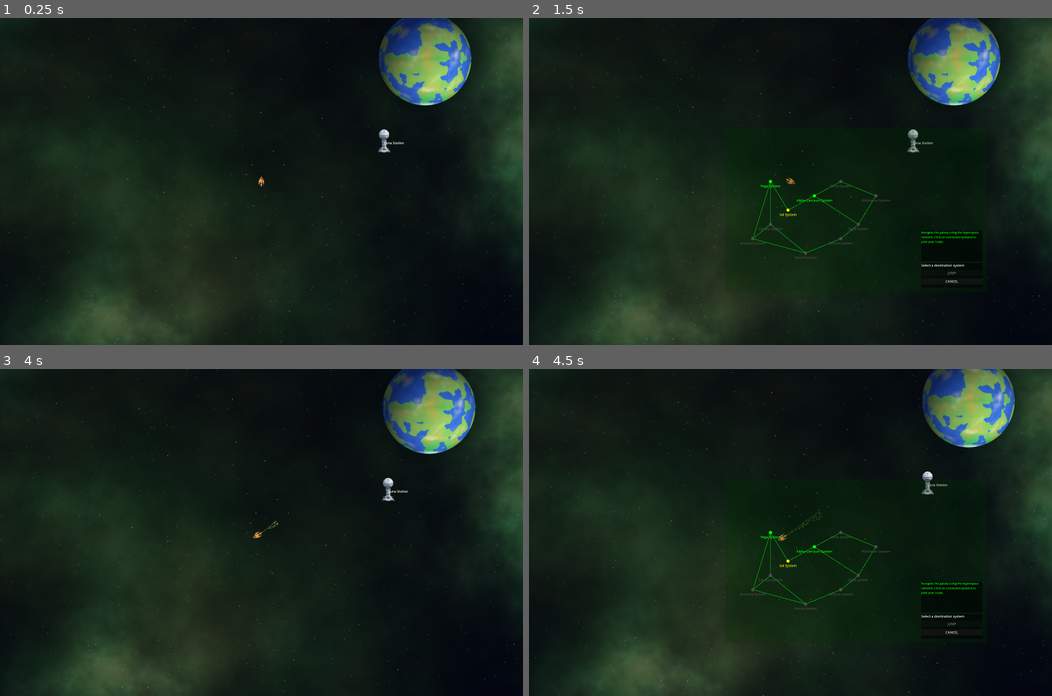
Above: before the commit, frames 1-4 (two rows, left to right).
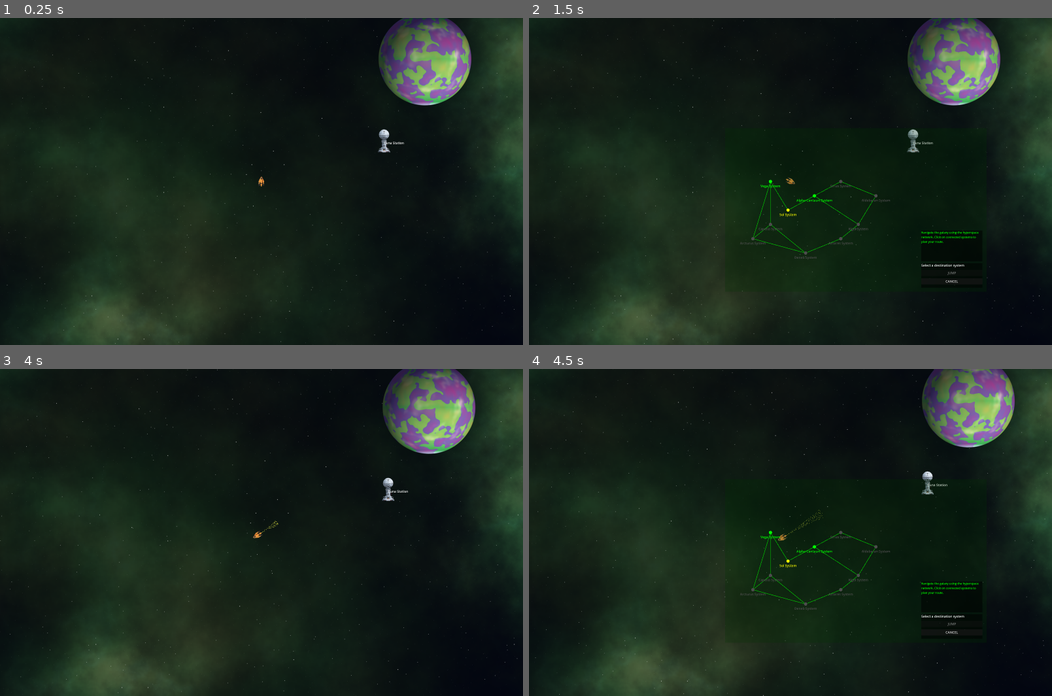
Above: after the commit, the same moments.

Repository: krets/GN_Prototype
Game: Godot game, scene res://scenes/Main.tscn
Two runs of this game, one before a commit and one after it. Both use one fixed random seed, a clock stepped at 60 frames per second and the inputs below.
Inputs (mouse positions are in pixels of both pictures, inside the frame that each line leads up to):
- Up to frame 1 (0.25 s): no input
- Up to frame 2 (1.5 s): tap Enter at 0.5 s; move the mouse to (905, 165) at 0.52 s; hold Right (turn_right) 0.53-1.28 s; hold Space (interact) 0.53-1.28 s; click (905, 165) at 0.67 s; move the mouse to (685, 197) at 1.27 s; hold Left (turn_left) from 1.28 s (still down); tap H (hyperspace) at 1.35 s
- Up to frame 3 (4 s): tap Space (interact) at 1.55, 3.6 s; release Left (turn_left) at 2 s; click "CANCEL" at 2 s; tap Enter at 2.75 s; move the mouse to (313, 460) at 2.77 s; hold Right (turn_right) 2.78-3.53 s; hold Space (interact) 2.78-3.53 s; move the mouse to (235, 597) at 3.52 s; hold Up (thrust) from 3.53 s (still down); click (235, 597) at 3.67 s
- Up to frame 4 (4.5 s): move the mouse to (947, 581) at 4.27 s; release Up (thrust) at 4.28 s; hold Left (turn_left) from 4.28 s (still down); hold H (hyperspace) from 4.28 s (still down)

The runs differ from the first frame. In frame 1, 2.9% of the frame differs, in the area x 72-91%, y 0-27%; in frame 2, 2.9%; in frame 3, 2.9%; in frame 4, 2.7%.

Commit message:
Planets now pulled from Planet Library
There's a scene with a live connection to the shader parameters of each planet in each system

Diff:
--- /dev/null
+++ b/scenes/PlanetLibrary.tscn
@@ -0,0 +1,216 @@
+[gd_scene load_steps=4 format=3 uid="uid://ckqawt5f0td3o"]
+
+[ext_resource type="Shader" uid="uid://bupy1m3oobg0j" path="res://shaders/PlanetShader_Stage9.gdshader" id="1_w7247"]
+
+[sub_resource type="ShaderMaterial" id="ShaderMaterial_17jbo"]
+shader = ExtResource("1_w7247")
+shader_parameter/planet_radius = 0.45
+shader_parameter/edge_softness = 0.01
+shader_parameter/uv_offset_x = 0.0
+shader_parameter/uv_offset_y = 0.0
+shader_parameter/continent_seed = 42.0
+shader_parameter/terrain_seed = 123.0
+shader_parameter/river_seed = 456.0
+shader_parameter/detail_seed = 789.0
+shader_parameter/cloud_seed = 999.0
+shader_parameter/output_mode = 0
+shader_parameter/normal_map_intensity = 0.1
+shader_parameter/sphere_strength = -1.25
+shader_parameter/light_direction = Vector2(0.3, 0.3)
+shader_parameter/light_intensity = 1.0
+shader_parameter/light_color = Color(1, 0.95, 0.8, 1)
+shader_parameter/shadow_tint = Color(0.5, 0.6, 0.8, 1)
+shader_parameter/shadow_tint_strength = 0.2
+shader_parameter/ambient_light = 0.3
+shader_parameter/ambient_color = Color(0.4, 0.6, 1, 1)
+shader_parameter/rim_light_intensity = 0.25
+shader_parameter/rim_light_color = Color(0.8, 0.9, 1, 1)
+shader_parameter/rim_light_falloff = 2.0
+shader_parameter/continent_scale = 3.0
+shader_parameter/continent_threshold = 0.5
+shader_parameter/continent_sharpness = 0.25
+shader_parameter/continent_octaves = 3.0
+shader_parameter/continent_persistence = 0.6
+shader_parameter/ocean_depth = 0.4
+shader_parameter/warp_strength = 0.15
+shader_parameter/warp_scale = 5.0
+shader_parameter/terrain_scale = 5.0
+shader_parameter/terrain_strength = 0.75
+shader_parameter/terrain_octaves = 3.0
+shader_parameter/terrain_persistence = 0.5
+shader_parameter/terrain_softness = 0.1
+shader_parameter/detail_scale = 8.0
+shader_parameter/detail_strength = 0.2
+shader_parameter/detail_octaves = 2.0
+shader_parameter/mountain_threshold = 0.7
+shader_parameter/highland_threshold = 0.4
+shader_parameter/cloud_coverage = 0.4
+shader_parameter/cloud_scale = 4.0
+shader_parameter/cloud_stretch_x = 1.0
+shader_parameter/cloud_stretch_y = 1.0
+shader_parameter/cloud_octaves = 3.0
+shader_parameter/cloud_persistence = 0.5
+shader_parameter/cloud_density = 0.8
+shader_parameter/cloud_sharpness = 0.1
+shader_parameter/cloud_color = Color(1, 1, 1, 1)
+shader_parameter/cloud_shadow_color = Color(0.7, 0.7, 0.8, 1)
+shader_parameter/cloud_opacity = 0.7
+shader_parameter/cloud_shadow_strength = 0.3
+shader_parameter/cloud_offset_x = 0.0
+shader_parameter/cloud_offset_y = 0.0
+shader_parameter/river_scale = 0.5
+shader_parameter/river_strength = 0.05
+shader_parameter/river_width = 0.05
+shader_parameter/river_octaves = 2.0
+shader_parameter/river_persistence = 0.5
+shader_parameter/ice_cap_size = 0.05
+shader_parameter/ice_cap_softness = 0.05
+shader_parameter/desert_latitude = 0.4
+shader_parameter/desert_width = 0.15
+shader_parameter/desert_intensity = 0.7
+shader_parameter/deep_ocean_color = Color(0.857595, 0.0841802, 0.430714, 1)
+shader_parameter/shallow_water_color = Color(0.2, 0.4, 0.6, 1)
+shader_parameter/river_color = Color(0.3, 0.5, 0.7, 1)
+shader_parameter/mountain_color = Color(0.5, 0.4, 0.3, 1)
+shader_parameter/highland_color = Color(0.3, 0.5, 0.2, 1)
+shader_parameter/lowland_color = Color(0.2, 0.6, 0.3, 1)
+shader_parameter/desert_color = Color(0.8, 0.6, 0.3, 1)
+shader_parameter/ice_color = Color(0.9, 0.95, 1, 1)
+shader_parameter/coastal_blend = 0.03
+shader_parameter/beach_color = Color(0.7, 0.6, 0.4, 1)
+shader_parameter/core_color = Color(1, 0.8, 0.3, 1)
+shader_parameter/core_size = 0.5
+shader_parameter/color_variation = 0.2
+shader_parameter/variation_tint = Color(0.2, 0.5, 0.8, 1)
+
+[sub_resource type="ShaderMaterial" id="ShaderMaterial_w7247"]
+shader = ExtResource("1_w7247")
+shader_parameter/planet_radius = 0.45
+shader_parameter/edge_softness = 0.01
+shader_parameter/uv_offset_x = 0.0
+shader_parameter/uv_offset_y = 0.0
+shader_parameter/continent_seed = 42.0
+shader_parameter/terrain_seed = 123.0
+shader_parameter/river_seed = 456.0
+shader_parameter/detail_seed = 789.0
+shader_parameter/cloud_seed = 999.0
+shader_parameter/output_mode = 0
+shader_parameter/normal_map_intensity = 0.1
+shader_parameter/sphere_strength = -1.25
+shader_parameter/light_direction = Vector2(0.3, 0.3)
+shader_parameter/light_intensity = 1.0
+shader_parameter/light_color = Color(1, 0.95, 0.8, 1)
+shader_parameter/shadow_tint = Color(0.5, 0.6, 0.8, 1)
+shader_parameter/shadow_tint_strength = 0.2
+shader_parameter/ambient_light = 0.3
+shader_parameter/ambient_color = Color(0.4, 0.6, 1, 1)
+shader_parameter/rim_light_intensity = 0.25
+shader_parameter/rim_light_color = Color(0.8, 0.9, 1, 1)
+shader_parameter/rim_light_falloff = 2.0
+shader_parameter/continent_scale = 3.0
+shader_parameter/continent_threshold = 0.5
+shader_parameter/continent_sharpness = 0.25
+shader_parameter/continent_octaves = 3.0
+shader_parameter/continent_persistence = 0.6
+shader_parameter/ocean_depth = 0.4
+shader_parameter/warp_strength = 0.15
+shader_parameter/warp_scale = 5.0
+shader_parameter/terrain_scale = 5.0
+shader_parameter/terrain_strength = 0.75
+shader_parameter/terrain_octaves = 3.0
+shader_parameter/terrain_persistence = 0.5
+shader_parameter/terrain_softness = 0.1
+shader_parameter/detail_scale = 8.0
+shader_parameter/detail_strength = 0.2
+shader_parameter/detail_octaves = 2.0
+shader_parameter/mountain_threshold = 0.7
+shader_parameter/highland_threshold = 0.4
+shader_parameter/cloud_coverage = 0.4
+shader_parameter/cloud_scale = 4.0
+shader_parameter/cloud_stretch_x = 1.0
+shader_parameter/cloud_stretch_y = 1.0
+shader_parameter/cloud_octaves = 3.0
+shader_parameter/cloud_persistence = 0.5
+shader_parameter/cloud_density = 0.8
+shader_parameter/cloud_sharpness = 0.1
+shader_parameter/cloud_color = Color(1, 1, 1, 1)
+shader_parameter/cloud_shadow_color = Color(0.7, 0.7, 0.8, 1)
+shader_parameter/cloud_opacity = 0.7
+shader_parameter/cloud_shadow_strength = 0.3
+shader_parameter/cloud_offset_x = 0.0
+shader_parameter/cloud_offset_y = 0.0
+shader_parameter/river_scale = 0.5
+shader_parameter/river_strength = 0.05
+shader_parameter/river_width = 0.05
+shader_parameter/river_octaves = 2.0
+shader_parameter/river_persistence = 0.5
+shader_parameter/ice_cap_size = 0.05
+shader_parameter/ice_cap_softness = 0.05
+shader_parameter/desert_latitude = 0.4
+shader_parameter/desert_width = 0.15
+shader_parameter/desert_intensity = 0.7
+shader_parameter/deep_ocean_color = Color(1, 0.666667, 0, 1)
+shader_parameter/shallow_water_color = Color(0.528411, 0.377524, 0, 1)
+shader_parameter/river_color = Color(0.3, 0.5, 0.7, 1)
+shader_parameter/mountain_color = Color(0.5, 0.4, 0.3, 1)
+shader_parameter/highland_color = Color(0.3, 0.5, 0.2, 1)
+shader_parameter/lowland_color = Color(0.2, 0.6, 0.3, 1)
+shader_parameter/desert_color = Color(0.8, 0.6, 0.3, 1)
+shader_parameter/ice_color = Color(0.9, 0.95, 1, 1)
+shader_parameter/coastal_blend = 0.03
+shader_parameter/beach_color = Color(0.7, 0.6, 0.4, 1)
+shader_parameter/core_color = Color(1, 0.8, 0.3, 1)
+shader_parameter/core_size = 0.5
+shader_parameter/color_variation = 0.2
+shader_parameter/variation_tint = Color(0.2, 0.5, 0.8, 1)
+
+[node name="PlanetLibrary" type="Node2D"]
+
+[node name="planet_default" type="ColorRect" parent="."]
+material = SubResource("ShaderMaterial_17jbo")
+offset_right = 512.0
+offset_bottom = 512.0
+
+[node name="planet_earth" type="ColorRect" parent="."]
+material = SubResource("ShaderMaterial_17jbo")
+offset_left = 600.0
+offset_right = 1112.0
+offset_bottom = 512.0
+
+[node name="planet_mars" type="ColorRect" parent="."]
+material = SubResource("ShaderMaterial_17jbo")
+offset_left = 1200.0
+offset_right = 1712.0
+offset_bottom = 512.0
+
+[node name="planet_proxima_b" type="ColorRect" parent="."]
+material = SubResource("ShaderMaterial_17jbo")
+offset_left = 1800.0
+offset_right = 2312.0
+offset_bottom = 512.0
+
+[node name="planet_vega_prime" type="ColorRect" parent="."]
+material = SubResource("ShaderMaterial_17jbo")
+offset_left = 2400.0
+offset_right = 2912.0
+offset_bottom = 512.0
+
+[node name="planet_sirius_major" type="ColorRect" parent="."]
+material = SubResource("ShaderMaterial_17jbo")
+offset_top = 600.0
+offset_right = 512.0
+offset_bottom = 1112.0
+
+[node name="planet_rigel_beta" type="ColorRect" parent="."]
+material = SubResource("ShaderMaterial_17jbo")
+offset_left = 600.0
+offset_top = 600.0
+offset_right = 1112.0
+offset_bottom = 1112.0
+
+[node name="planet_new_geneva" type="ColorRect" parent="."]
+material = SubResource("ShaderMaterial_w7247")
+offset_left = 1200.0
+offset_top = 600.0
+offset_right = 1712.0
+offset_bottom = 1112.0
--- a/scripts/CelestialBody.gd
+++ b/scripts/CelestialBody.gd
@@ -1,5 +1,5 @@
 # =============================================================================
-# CELESTIAL BODY - Generic space object with procedural planet support
+# CELESTIAL BODY - Now uses PlanetLibrary for procedural planets
 # =============================================================================
 # CelestialBody.gd
 extends StaticBody2D
@@ -21,11 +21,13 @@
 		label.text = celestial_data.name
 
 func create_procedural_planet():
-	"""Create a procedural planet using the shader system"""
-	# Load the planet shader
-	var planet_shader = load("res://shaders/PlanetShader_Stage9.gdshader")
-	if not planet_shader:
-		push_error("Could not load PlanetShader_Stage9.gdshader")
+	"""Create a procedural planet using the library system"""
+	var planet_id = celestial_data.get("id", "default")
+
+	# Get material from the planet library
+	var material = PlanetLibraryLoader.get_planet_material(planet_id)
+	if not material:
+		push_error("Failed to get material for planet: " + planet_id)
 		return
 
 	# Create ColorRect for the procedural planet
@@ -38,14 +40,11 @@
 	procedural_planet.position = -planet_size / 2  # Center the planet
 	procedural_planet.mouse_filter = Control.MOUSE_FILTER_IGNORE
 
-	# Create shader material with default settings
-	var material = ShaderMaterial.new()
-	material.shader = planet_shader
+	# Apply the material from the library
+	procedural_planet.material = material
 
-	# Apply color variations based on planet data
-	apply_planet_variations(material)
-
-	procedural_planet.material = material
+	# Apply any system-specific modifications
+	apply_system_variations(material)
 
 	# Hide the original sprite and add the procedural planet
 	sprite.visible = false
@@ -54,99 +53,33 @@
 	# Update collision shape to match new planet size
 	update_collision_shape(planet_size)
 
-func apply_planet_variations(material: ShaderMaterial):
-	"""Apply color and scale variations based on celestial body data"""
+	print("Created procedural planet: ", planet_id)
+
+func apply_system_variations(material: ShaderMaterial):
+	"""Apply minor system-specific variations (lighting, seeds)"""
+	var system_id = UniverseManager.current_system_id
 	var planet_id = celestial_data.get("id", "")
-	var system_id = UniverseManager.current_system_id
 
-	# Base seed from planet and system for consistent generation
+	# Generate system-consistent but planet-unique seeds
 	var base_seed = hash(planet_id + system_id) % 1000
-
-	# Color variations based on planet type/name
-	match planet_id:
-		"earth":
-			# Earth-like: blue oceans, green/brown land
-			material.set_shader_parameter("deep_ocean_color", Color(0.1, 0.2, 0.6))
-			material.set_shader_parameter("shallow_water_color", Color(0.2, 0.4, 0.7))
-			material.set_shader_parameter("lowland_color", Color(0.2, 0.6, 0.3))
-			material.set_shader_parameter("highland_color", Color(0.3, 0.5, 0.2))
-			material.set_shader_parameter("mountain_color", Color(0.5, 0.4, 0.3))
-			material.set_shader_parameter("continent_seed", float(base_seed))
-
-		"mars", "rigel_beta":
-			# Mars-like: red/orange desert world
-			material.set_shader_parameter("deep_ocean_color", Color(0.3, 0.1, 0.1))
-			material.set_shader_parameter("shallow_water_color", Color(0.4, 0.2, 0.1))
-			material.set_shader_parameter("lowland_color", Color(0.6, 0.3, 0.2))
-			material.set_shader_parameter("highland_color", Color(0.7, 0.4, 0.2))
-			material.set_shader_parameter("mountain_color", Color(0.5, 0.3, 0.2))
-			material.set_shader_parameter("desert_color", Color(0.8, 0.4, 0.2))
-			material.set_shader_parameter("desert_intensity", 2.0)
-			material.set_shader_parameter("continent_threshold", 0.3)  # More land
-			material.set_shader_parameter("continent_seed", float(base_seed + 100))
-
-		"proxima_b", "new_geneva":
-			# Alien world: purple/blue tints
-			material.set_shader_parameter("deep_ocean_color", Color(0.2, 0.1, 0.4))
-			material.set_shader_parameter("shallow_water_color", Color(0.3, 0.2, 0.6))
-			material.set_shader_parameter("lowland_color", Color(0.4, 0.3, 0.6))
-			material.set_shader_parameter("highland_color", Color(0.5, 0.3, 0.5))
-			material.set_shader_parameter("mountain_color", Color(0.4, 0.3, 0.4))
-			material.set_shader_parameter("continent_seed", float(base_seed + 200))
-
-		"vega_prime":
-			# Mining world: gray/brown rocky
-			material.set_shader_parameter("deep_ocean_color", Color(0.2, 0.2, 0.1))
-			material.set_shader_parameter("shallow_water_color", Color(0.3, 0.3, 0.2))
-			material.set_shader_parameter("lowland_color", Color(0.4, 0.4, 0.3))
-			material.set_shader_parameter("highland_color", Color(0.5, 0.4, 0.3))
-			material.set_shader_parameter("mountain_color", Color(0.6, 0.5, 0.4))
-			material.set_shader_parameter("terrain_strength", 1.2)  # More mountainous
-			material.set_shader_parameter("continent_seed", float(base_seed + 300))
-
-		"sirius_major":
-			# Wealthy trade world: golden/yellow tints
-			material.set_shader_parameter("deep_ocean_color", Color(0.1, 0.2, 0.3))
-			material.set_shader_parameter("shallow_water_color", Color(0.2, 0.3, 0.4))
-			material.set_shader_parameter("lowland_color", Color(0.5, 0.5, 0.3))
-			material.set_shader_parameter("highland_color", Color(0.6, 0.5, 0.3))
-			material.set_shader_parameter("mountain_color", Color(0.7, 0.6, 0.4))
-			material.set_shader_parameter("continent_seed", float(base_seed + 400))
-
-		_:
-			# Default variation: randomize colors based on seed
-			var rng = RandomNumberGenerator.new()
-			rng.seed = base_seed
-
-			# Generate coherent color palette
-			var hue_base = rng.randf()
-			var saturation = rng.randf_range(0.3, 0.8)
-			var brightness = rng.randf_range(0.4, 0.7)
-
-			var base_color = Color.from_hsv(hue_base, saturation, brightness)
-			var ocean_color = Color.from_hsv(fmod(hue_base + 0.3, 1.0), saturation * 0.8, brightness * 0.6)
-
-			material.set_shader_parameter("deep_ocean_color", ocean_color * 0.7)
-			material.set_shader_parameter("shallow_water_color", ocean_color)
-			material.set_shader_parameter("lowland_color", base_color)
-			material.set_shader_parameter("highland_color", base_color * 0.8)
-			material.set_shader_parameter("mountain_color", base_color * 0.6)
-			material.set_shader_parameter("continent_seed", float(base_seed))
-
-	# System-wide variations
-	apply_system_variations(material, system_id, base_seed)
-
-func apply_system_variations(material: ShaderMaterial, system_id: String, base_seed: int):
-	"""Apply variations based on the star system"""
 	var system_rng = RandomNumberGenerator.new()
 	system_rng.seed = hash(system_id)
 
-	# Vary terrain seeds for system coherence but planet uniqueness
-	material.set_shader_parameter("terrain_seed", float(base_seed + system_rng.randi() % 500))
-	material.set_shader_parameter("detail_seed", float(base_seed + system_rng.randi() % 500))
-	material.set_shader_parameter("river_seed", float(base_seed + system_rng.randi() % 500))
+	# Update terrain seeds for variety while keeping the library's base appearance
+	var current_continent_seed = material.get_shader_parameter("continent_seed")
+	if current_continent_seed == null or current_continent_seed == 0.0:
+		material.set_shader_parameter("continent_seed", float(base_seed))
 
-	# System-based lighting variations (different star types)
+	# Add slight seed variations for other terrain features
+	material.set_shader_parameter("terrain_seed", float(base_seed + system_rng.randi() % 200))
+	material.set_shader_parameter("detail_seed", float(base_seed + system_rng.randi() % 200))
+	material.set_shader_parameter("river_seed", float(base_seed + system_rng.randi() % 200))
+
+	# Apply system-based lighting variations (different star types)
+	apply_star_lighting(material, system_id)
+
+func apply_star_lighting(material: ShaderMaterial, system_id: String):
+	"""Apply star-type-specific lighting"""
 	match system_id:
 		"sol_system":
 			# Yellow star - warm light
@@ -170,10 +103,19 @@
 			material.set_shader_parameter("light_intensity", 1.4)
 			material.set_shader_parameter("ambient_color", Color(0.5, 0.6, 1.0))
 
+		"arcturus_system":
+			# Red giant - warm orange light
+			material.set_shader_parameter("light_color", Color(1.0, 0.8, 0.6))
+			material.set_shader_parameter("ambient_color", Color(0.7, 0.5, 0.4))
+
+		"vega_system":
+			# Blue-white star - bright cool light
+			material.set_shader_parameter("light_color", Color(0.9, 0.9, 1.0))
+			material.set_shader_parameter("light_intensity", 1.1)
+
 		_:
-			# Default star lighting with slight variations
-			var light_tint = system_rng.randf_range(0.8, 1.2)
-			material.set_shader_parameter("light_color", Color(light_tint, 0.95, 0.9))
+			# Default: slight variation but don't override library settings too much
+			pass
 
 func update_collision_shape(planet_size: Vector2):
 	"""Update collision shapes to match the new planet size"""
@@ -201,3 +143,15 @@
 	print("Landing on: ", celestial_data.name)
 	UniverseManager.celestial_body_approached.emit(celestial_data)
 	# Here you would transition to planet surface or show services menu
+
+# Development helper function
+func reload_planet_from_library():
+	"""Reload this planet's appearance from the library (useful during development)"""
+	if procedural_planet and celestial_data.get("type") == "planet":
+		var planet_id = celestial_data.get("id", "default")
+		PlanetLibraryLoader.reload_library()
+		var new_material = PlanetLibraryLoader.get_planet_material(planet_id)
+		if new_material:
+			procedural_planet.material = new_material
+			apply_system_variations(new_material)
+			print("Reloaded planet from library: ", planet_id)
--- /dev/null
+++ b/scripts/PlanetLibraryLoader.gd
@@ -0,0 +1,138 @@
+# =============================================================================
+# PLANET LIBRARY LOADER - Loads planet settings from PlanetLibrary.tscn
+# =============================================================================
+# PlanetLibraryLoader.gd
+extends RefCounted
+class_name PlanetLibraryLoader
+
+static var _cached_library: Node = null
+static var _library_loaded: bool = false
+
+static func get_planet_material(planet_id: String) -> ShaderMaterial:
+	"""Get a configured shader material for the specified planet ID"""
+
+	# Load library if not already loaded
+	if not _library_loaded:
+		_load_library()
+
+	if not _cached_library:
+		push_error("Failed to load PlanetLibrary.tscn")
+		return _create_default_material()
+
+	# Look for planet with the specified ID
+	var planet_node_name = "planet_" + planet_id
+	var planet_node = _cached_library.get_node_or_null(planet_node_name)
+
+	if not planet_node:
+		# Try default planet
+		planet_node = _cached_library.get_node_or_null("planet_default")
+		if not planet_node:
+			push_warning("No planet found for ID '" + planet_id + "' and no default planet available")
+			return _create_default_material()
+		else:
+			print("Using default planet settings for ID: ", planet_id)
+
+	# Get the material from the library planet
+	var library_material = planet_node.material as ShaderMaterial
+	if not library_material:
+		push_warning("Planet node '" + planet_node_name + "' has no ShaderMaterial")
+		return _create_default_material()
+
+	# Create a new material and copy all parameters
+	return _copy_material(library_material)
+
+static func _load_library():
+	"""Load the PlanetLibrary scene"""
+	print("Loading PlanetLibrary.tscn...")
+
+	var library_scene = load("res://scenes/PlanetLibrary.tscn")
+	if not library_scene:
+		push_error("Could not load res://scenes/PlanetLibrary.tscn")
+		_library_loaded = true
+		return
+
+	_cached_library = library_scene.instantiate()
+	_library_loaded = true
+
+	print("PlanetLibrary loaded successfully with ", _cached_library.get_child_count(), " planets")
+
+static func _copy_material(source_material: ShaderMaterial) -> ShaderMaterial:
+	"""Create a new material copying all parameters from source"""
+	var new_material = ShaderMaterial.new()
+	new_material.shader = source_material.shader
+
+	# Get all shader parameters and copy them
+	# This list should match all parameters in your PlanetShader_Stage9.gdshader
+	var shader_params = [
+		"planet_radius", "edge_softness", "uv_offset_x", "uv_offset_y",
+		"continent_seed", "terrain_seed", "river_seed", "detail_seed", "cloud_seed",
+		"output_mode", "normal_map_intensity", "sphere_strength",
+		"light_direction", "light_intensity", "light_color",
+		"shadow_tint", "shadow_tint_strength", "ambient_light", "ambient_color",
+		"rim_light_intensity", "rim_light_color", "rim_light_falloff",
+		"continent_scale", "continent_threshold", "continent_sharpness",
+		"continent_octaves", "continent_persistence", "ocean_depth",
+		"warp_strength", "warp_scale", "terrain_scale", "terrain_strength",
+		"terrain_octaves", "terrain_persistence", "terrain_softness",
+		"detail_scale", "detail_strength", "detail_octaves",
+		"mountain_threshold", "highland_threshold", "cloud_coverage",
+		"cloud_scale", "cloud_stretch_x", "cloud_stretch_y", "cloud_octaves",
+		"cloud_persistence", "cloud_density", "cloud_sharpness",
+		"cloud_color", "cloud_shadow_color", "cloud_opacity", "cloud_shadow_strength",
+		"cloud_offset_x", "cloud_offset_y", "river_scale", "river_strength",
+		"river_width", "river_octaves", "river_persistence", "ice_cap_size",
+		"ice_cap_softness", "desert_latitude", "desert_width", "desert_intensity",
+		"deep_ocean_color", "shallow_water_color", "river_color",
+		"mountain_color", "highland_color", "lowland_color", "desert_color",
+		"ice_color", "coastal_blend", "beach_color", "core_color", "core_size",
+		"color_variation", "variation_tint"
+	]
+
+	# Copy each parameter
+	for param_name in shader_params:
+		var value = source_material.get_shader_parameter(param_name)
+		if value != null:
+			new_material.set_shader_parameter(param_name, value)
+
+	return new_material
+
+static func _create_default_material() -> ShaderMaterial:
+	"""Create a basic default material as fallback"""
+	var material = ShaderMaterial.new()
+	var shader = load("res://shaders/PlanetShader_Stage9.gdshader")
+
+	if shader:
+		material.shader = shader
+		# Set some basic default colors
+		material.set_shader_parameter("deep_ocean_color", Color(0.1, 0.2, 0.4))
+		material.set_shader_parameter("shallow_water_color", Color(0.2, 0.4, 0.6))
+		material.set_shader_parameter("lowland_color", Color(0.3, 0.5, 0.3))
+		material.set_shader_parameter("highland_color", Color(0.4, 0.4, 0.2))
+		material.set_shader_parameter("mountain_color", Color(0.5, 0.4, 0.3))
+		material.set_shader_parameter("continent_seed", randf() * 1000.0)
+
+	return material
+
+static func get_available_planets() -> Array[String]:
+	"""Get list of all available planet IDs in the library"""
+	if not _library_loaded:
+		_load_library()
+
+	if not _cached_library:
+		return []
+
+	var planet_ids: Array[String] = []
+	for child in _cached_library.get_children():
+		if child.name.begins_with("planet_"):
+			var planet_id = child.name.substr(7)  # Remove "planet_" prefix
+			planet_ids.append(planet_id)
+
+	return planet_ids
+
+static func reload_library():
+	"""Force reload of the library (useful for development)"""
+	if _cached_library:
+		_cached_library.queue_free()
+		_cached_library = null
+	_library_loaded = false
+	_load_library()
Not shown, added: scripts/PlanetLibraryLoader.gd.uid
